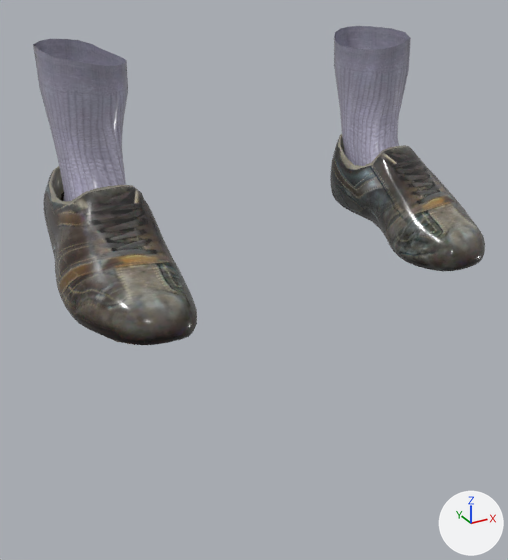
The glTF model app/assets/humans/female/shoes02.glb: old version first, new version second.
Rendered twice from a camera (50 mm lens) standing at (-0.348, -0.681, 0.274) and looking at (-0.024, -0.091, -0.02). Arrows for +X, +Y and +Z are at lower right; the lights stay in place. The older version comes first. Vertices at exactly the same position are counted once.

The first picture shows 'part_shoes02'.
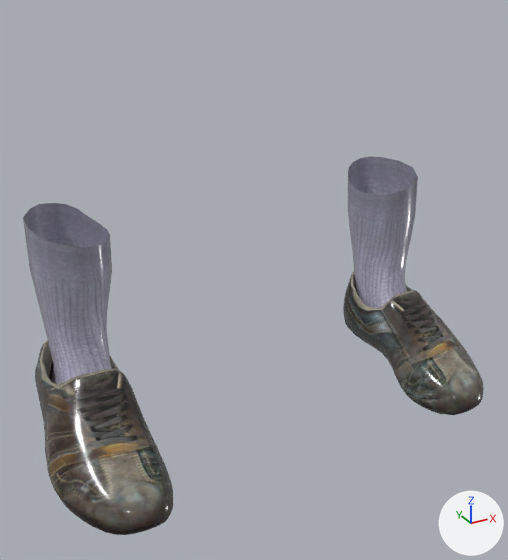
The newer file adds a shape key; the second version is drawn at full value of the shape key 'legs_long' of 'part_shoes02', and the change is written as the vertex moves it makes.

The change, as a list of edits to the scene's bpy script:
```text
Change me_shoes02:
    used by ob_part_shoes02; location = (0.0, 0.0, 0.0)
    remove me_shoes02.from_pydata(...)  # 1594 vertices, 3064 faces; spans x -0.227..0.227, y -0.205..0.027, z -0.011..0.216
    add me_shoes02.from_pydata(...)  # 1594 vertices, 3064 faces; spans x -0.258..0.258, y -0.205..0.027, z -0.196..0.058
    me_shoes02 part 1: the loose piece of 653 vertices spanning x 0.122..0.227, y -0.205..0.027, z -0.011..0.102 is moved by (0.031, 0.0, -0.185)
    me_shoes02 part 2: the loose piece of 653 vertices spanning x -0.227..-0.122, y -0.205..0.027, z -0.011..0.102 is moved by (-0.031, 0.0, -0.185)
    me_shoes02 part 3: 144 of 1594 vertices moved; they spanned x 0.124..0.203, y -0.097..0.027, z 0.03..0.216 and now span x 0.154..0.233, y -0.097..0.027, z -0.155..0.058; mean shift (0.031, 0.0, -0.18); largest move (0.15, 0.006, 0.098) -> (0.181, 0.006, -0.087)
    me_shoes02 part 4: 144 of 1594 vertices moved; they spanned x -0.203..-0.124, y -0.097..0.027, z 0.03..0.216 and now span x -0.233..-0.154, y -0.097..0.027, z -0.155..0.058; mean shift (-0.031, 0.0, -0.18); largest move (-0.15, 0.006, 0.098) -> (-0.181, 0.006, -0.087)
```

Boxes (x1, y1, x2, y2) around the edits, measured in the pictures (508 x 560 px; the box of a moved part takes in the faces that stretch with it):
'part_shoes02', reshaped (19% taller)
    before: (33, 26, 485, 345)
    after: (23, 156, 484, 535)
part 1 of me_shoes02, moved or reshaped
    before: (330, 134, 485, 271)
    after: (343, 271, 484, 415)
part 2 of me_shoes02, moved or reshaped
    before: (44, 166, 197, 345)
    after: (35, 340, 173, 535)
part 3 of me_shoes02, moved or reshaped
    before: (334, 26, 411, 166)
    after: (348, 156, 418, 308)
part 4 of me_shoes02, moved or reshaped
    before: (33, 39, 128, 201)
    after: (23, 203, 112, 385)
